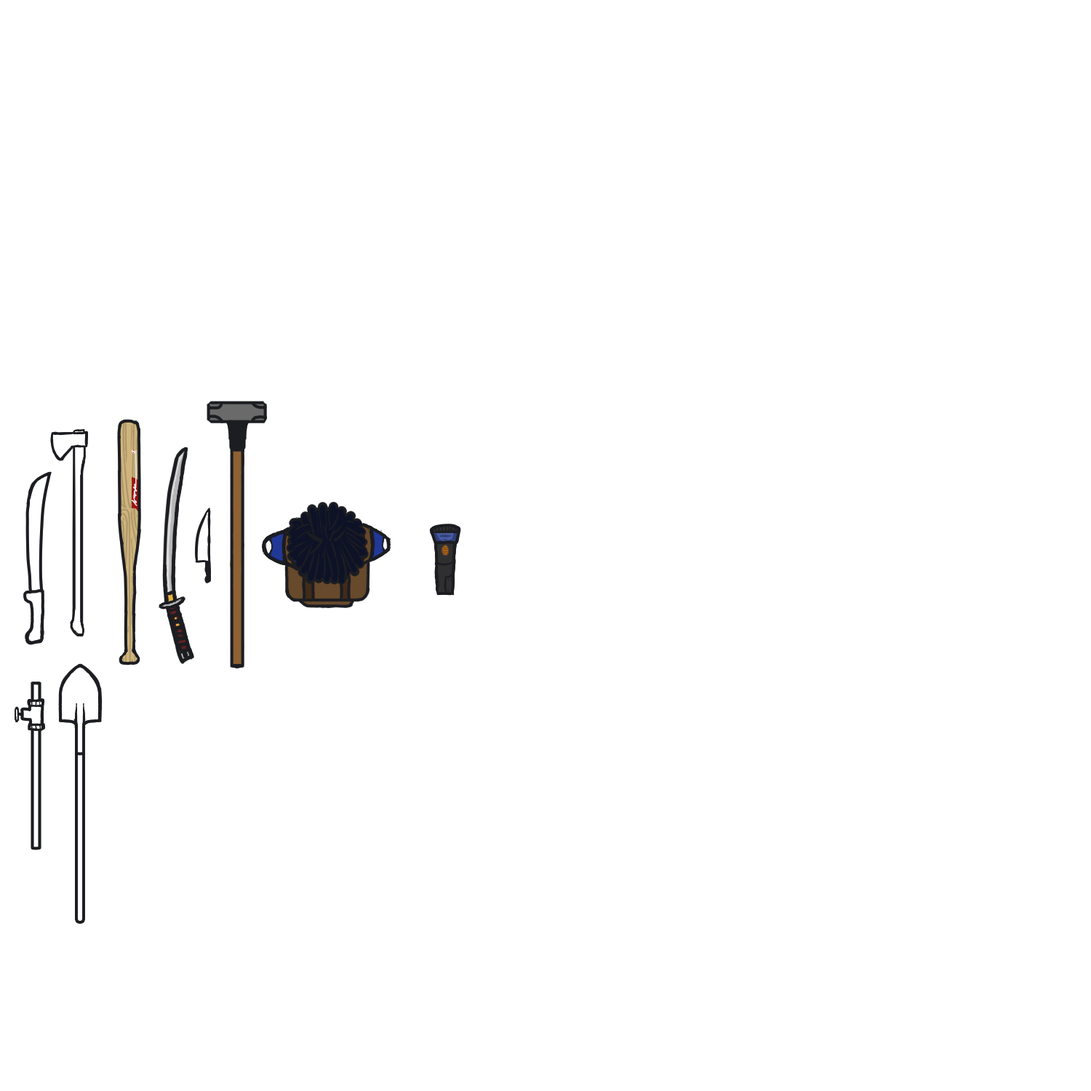
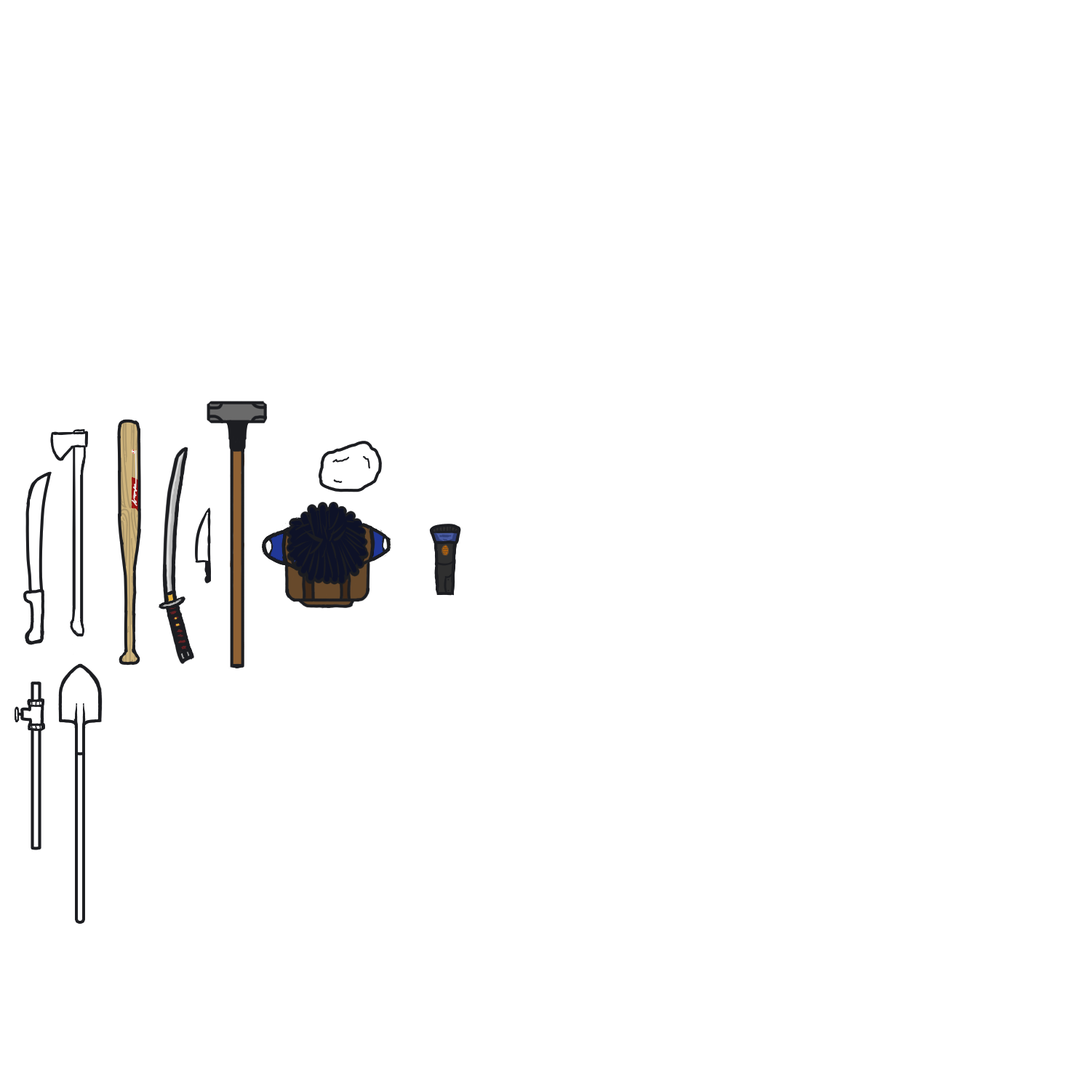
The second 1091px x 1091px image is a revision of the first. Changes to its layers:
painted on "Pipe" over [317, 440, 383, 493]
added layer "BigRock" in group "Items" over [317, 440, 383, 493]
